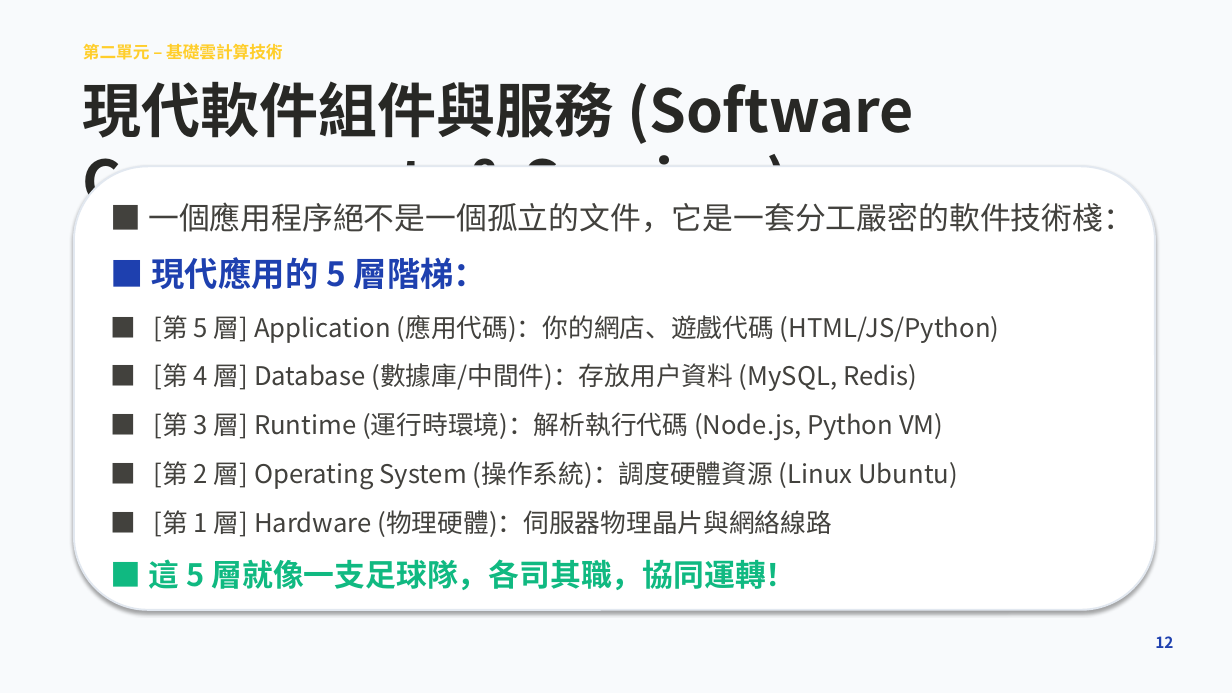
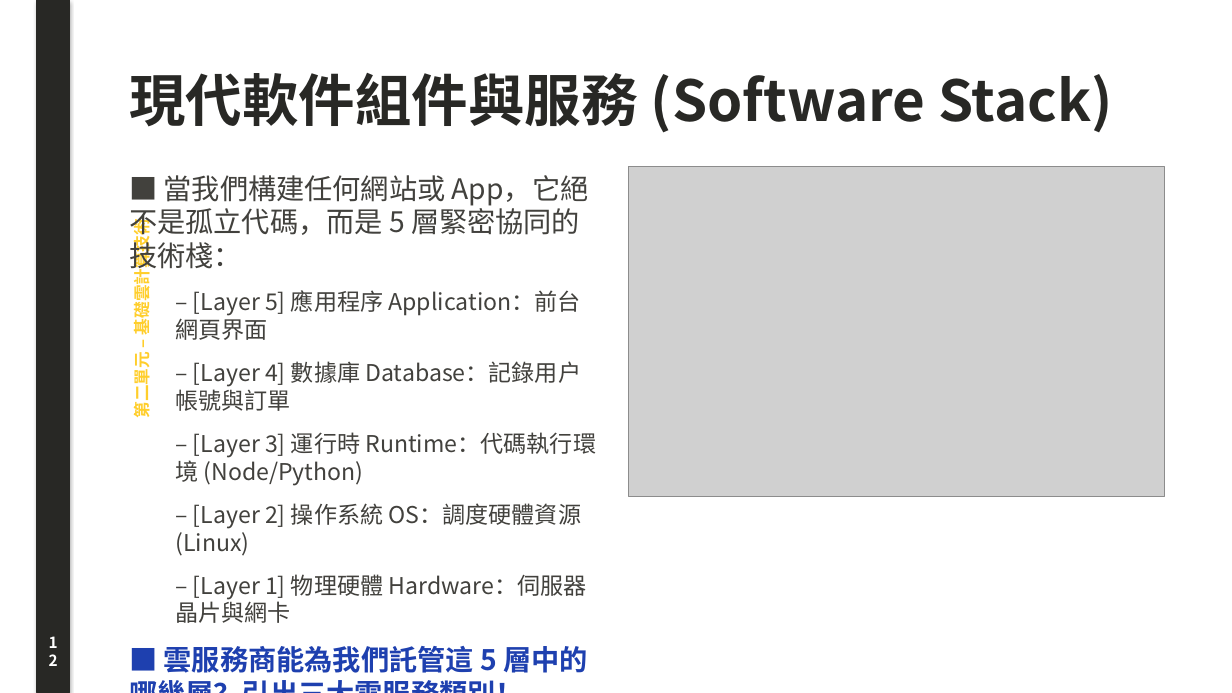
Before and after one commit to joe-ging/seed-cloud-curriculum, a slide deck: slide 12 of downloads/Deck01_Cloud_Foundations_Lecture_Note.pptx. Drawn at 1232x693 pixels with LibreOffice and Linux fonts; fonts in the diff are those of the drawing; grey boxes stand for pictures. Boxes give left, top, right and bottom in pixels: in the first picture for what was removed or moved away, otherwise in the second. Text is boxed around its words. In the diff, an @@ line names an element or a change of style, - is before the commit and + after.

Commit message:
feat: faithful original PPT layout with left vertical sidebar and large illustrations

```diff
--- a/downloads/Deck01_Cloud_Foundations_Lecture_Note.pptx
+++ b/downloads/Deck01_Cloud_Foundations_Lecture_Note.pptx
@@ rectangle: place and size @@
-rectangle at box(0, 0, 1232, 693)
+rectangle at box(37, 0, 69, 693)
@@ rectangle at box(37, 0, 69, 693): fill #F8FAFC to #282825; outline #F8FAFC 0.75 pt to #282825 0.75 pt @@
@@ text "第二單元 – 基礎雲計算技術": place and size @@
-text "第二單元 – 基礎雲計算技術" at box(83, 43, 283, 60)
+text "第二單元 – 基礎雲計算技術" at box(129, 230, 153, 417)
@@ text "第二單元 – 基礎雲計算技術" at box(129, 230, 153, 417): rotation 0 to 270 degrees @@
@@ text at box(129, 73, 1113, 133): text changed; size 46 to 44 pt @@
-現代軟件組件與服務 (Software Components & Services)
+現代軟件組件與服務 (Software Stack)
@@ rounded rectangle removed at box(74, 166, 1155, 610) @@
@@ text added at box(129, 175, 596, 673), 18 pt, text #42413D @@
+■ 當我們構建任何網站或 App，它絕不是孤立代碼，而是 5 層緊密協同的技術棧：
+  – [Layer 5] 應用程序 Application：前台網頁界面
+  – [Layer 4] 數據庫 Database：記錄用戶帳號與訂單
+  – [Layer 3] 運行時 Runtime：代碼執行環境 (Node/Python)
+  – [Layer 2] 操作系統 OS：調度硬體資源 (Linux)
+  – [Layer 1] 物理硬體 Hardware：伺服器晶片與網卡
+■ 雲服務商能為我們託管這 5 層中的哪幾層？引出三大雲服務類別！
@@ picture added at box(628, 166, 1165, 496) @@
@@ text removed at box(148, 202, 1134, 590) @@
-■ 一個應用程序絕不是一個孤立的文件，它是一套分工嚴密的軟件技術棧：
-■ 現代應用的 5 層階梯：
-■ [第 5 層] Application (應用代碼)：你的網店、遊戲代碼 (HTML/JS/Python)
-■ [第 4 層] Database (數據庫/中間件)：存放用戶資料 (MySQL, Redis)
-■ [第 3 層] Runtime (運行時環境)：解析執行代碼 (Node.js, Python VM)
-■ [第 2 層] Operating System (操作系統)：調度硬體資源 (Linux Ubuntu)
-■ [第 1 層] Hardware (物理硬體)：伺服器物理晶片與網絡線路
-■ 這 5 層就像一支足球隊，各司其職，協同運轉！
@@ text "12": place and size @@
-text "12" at box(1155, 636, 1173, 648)
+text "12" at box(37, 628, 69, 665)
@@ text "12" at box(37, 628, 69, 665): text colour #1E40AF to #FFFFFF; alignment right to centre @@
```
Also in this commit, not shown: 15 other slides changed, 24 slides added, 24 slides removed, 3 other files.
